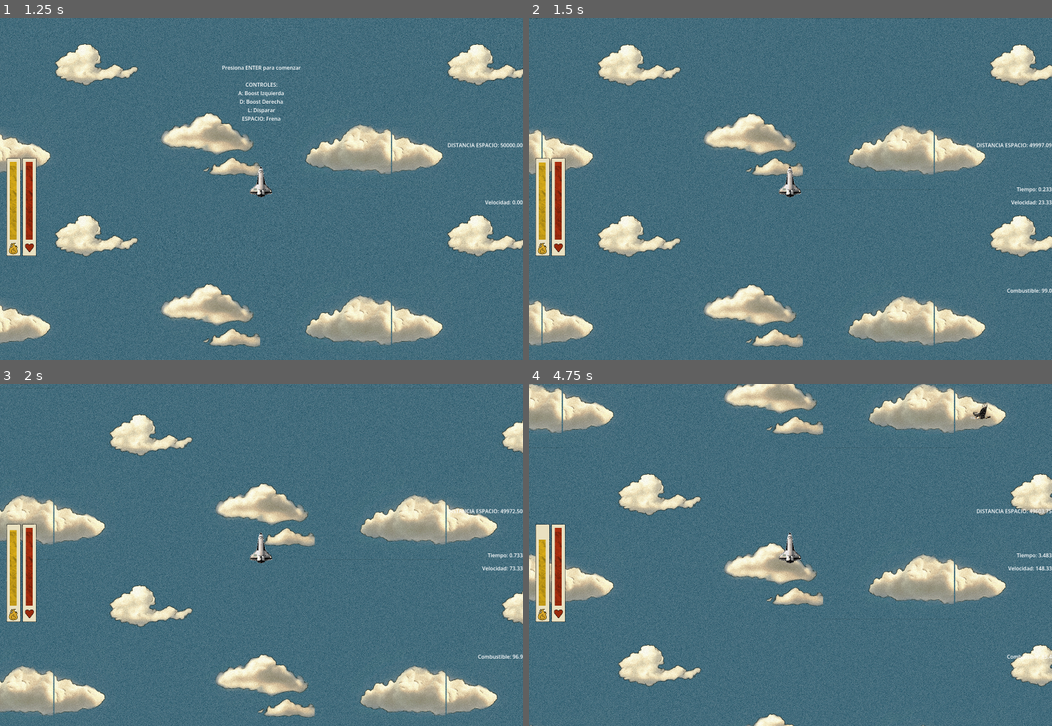
Above: before the commit, frames 1-4 (two rows, left to right).
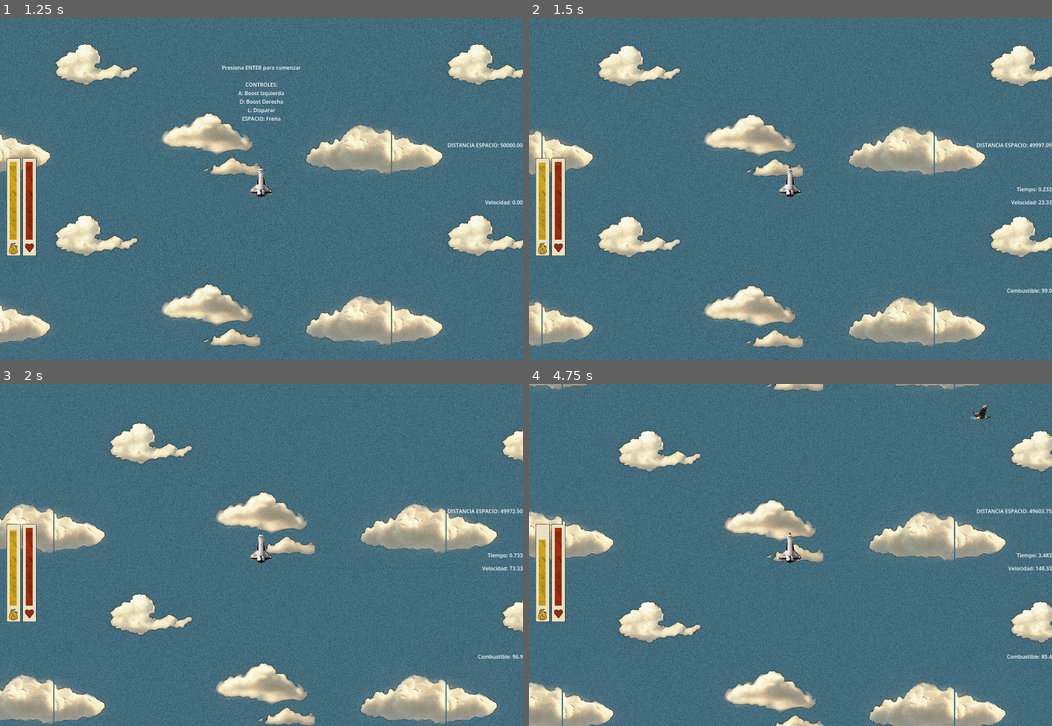
Above: after the commit, the same moments.

Repository: Brahiyan/ProyectoEtratofera
Game: Godot game, scene res://Menus/menu_principal.tscn
The game is run twice, just before and just after one commit, with the same random seed, the same clock (stepped at 60 frames per second) and the same inputs.
Inputs:
- Up to frame 1 (1.25 s): tap Enter (ENTER) at 0.5 s; hold D (DERECHA) from 0.53 s (still down); hold K (ABRIR_PARACAIDAS) from 0.53 s (still down)
- Up to frame 2 (1.5 s): tap Enter (ENTER) at 1.25 s; release D (DERECHA) at 1.28 s; release K (ABRIR_PARACAIDAS) at 1.28 s; hold A (IZQUIERDA) from 1.28 s (still down); tap S (BAJAR) at 1.35 s
- Up to frame 3 (2 s): keep holding A (IZQUIERDA)
- Up to frame 4 (4.75 s): release A (IZQUIERDA) at 2.03 s; hold L (DISPARAR) 2.03-2.78 s; hold D (DERECHA) 2.03-3.53 s; tap Enter (ENTER) at 2.85 s; hold A (IZQUIERDA) from 3.53 s (still down); tap Space (FRENAR) at 3.6 s; tap W (SUBIR) at 4.35 s

Frame 1 is identical in both runs. In frame 2, 11% of the frame differs, in the area x 0-100%, y 0-100%; in frame 3, 23%; in frame 4, 35%.

Commit message:
Leve cambio a nave

Diff:
--- a/Entidades/Nave/nave.gd
+++ b/Entidades/Nave/nave.gd
@@ -79,7 +79,7 @@
 
 func _ready():
 	altura_inicial = position.y
-	combustible = 100
+	combustible = combustible_maximo
 	camera_2d.zoom = Vector2(.5,.5)
 
 func _input(event: InputEvent) -> void:
@@ -181,7 +181,7 @@
 
 func aumentar_velocidad(_cantidad: float):
 	if not despego: return
-	velocidad_actual = -velocidad_maxima_turbo*3
+	velocidad_actual = -velocidad_maxima_turbo
 	velocidad_cambiada.emit(velocidad_actual)
 
 func aumentar_paracaidas() -> void:
@@ -208,6 +208,10 @@
 	if not despego: return
 	combustible -= cantidad
 	combustible = max(0, combustible)
+	if combustible <= 0:
+		await get_tree().create_timer(5.0).timeout
+		if combustible > 0: return
+		destruir_nave()
 	combustible_cambiado.emit(combustible)
 
 func activar_escudo() -> void:
@@ -232,7 +236,6 @@
 		vida -= daño
 		activar_invuneravilidad()
 
-
 func activar_invuneravilidad() -> void:
 	invunerable = true
 	animation_player.play("invunerable")
@@ -246,7 +249,6 @@
 	var instancia_proyectil = PROYECTIL_NAVE.instantiate()
 	get_parent().add_child(instancia_proyectil)
 	instancia_proyectil.position = marker_2d.global_position
-
 
 func cambiar_estado_espacio()-> void:
 	if estado == Estados.ASCENDIENDO:
@@ -269,7 +271,6 @@
 	frenar_en_seco()
 	murio.emit()
 	despego = false
-	aterrizo = true
 
 func aterrizar_nave() -> void:
 	frenar_en_seco()
--- a/Niveles/nivel.gd
+++ b/Niveles/nivel.gd
@@ -24,8 +24,8 @@
 
 
 func _physics_process(_delta: float) -> void:
-	parallax_2d_izquierda.autoscroll.y = -nave.velocidad_actual
-	parallax_2d_derecha.autoscroll.y = -nave.velocidad_actual
+	parallax_2d_izquierda.autoscroll.y = -nave.velocidad_actual * 3
+	parallax_2d_derecha.autoscroll.y = -nave.velocidad_actual * 3
 
 func activar_animacion_espacio() -> void:
 	if nave.estado == nave.Estados.ASCENDIENDO:
